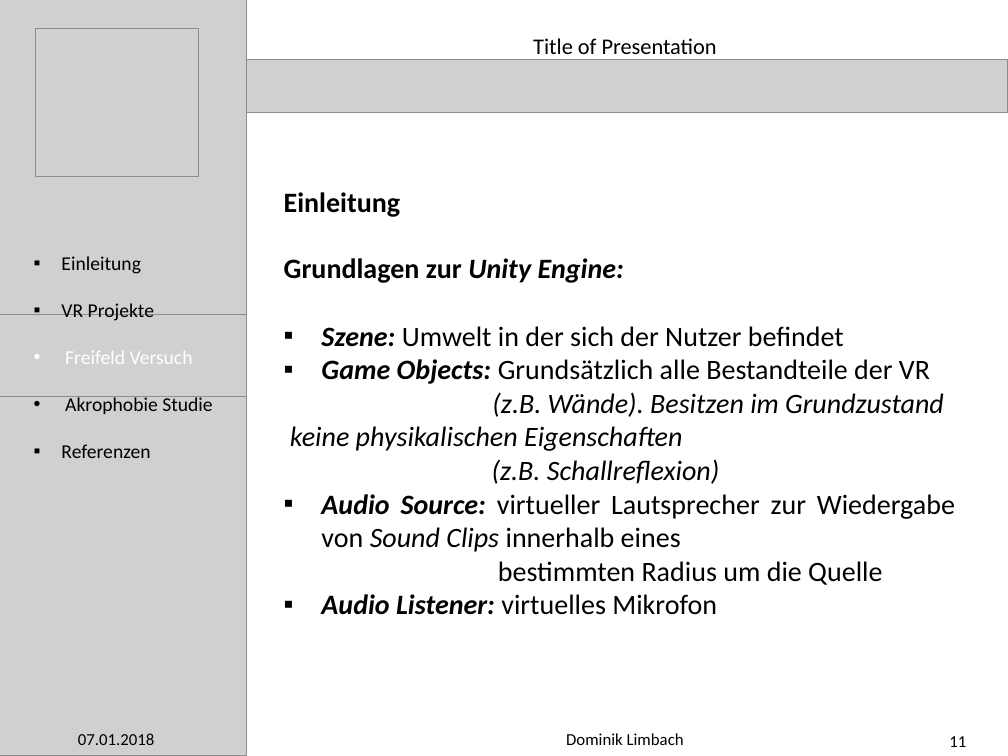
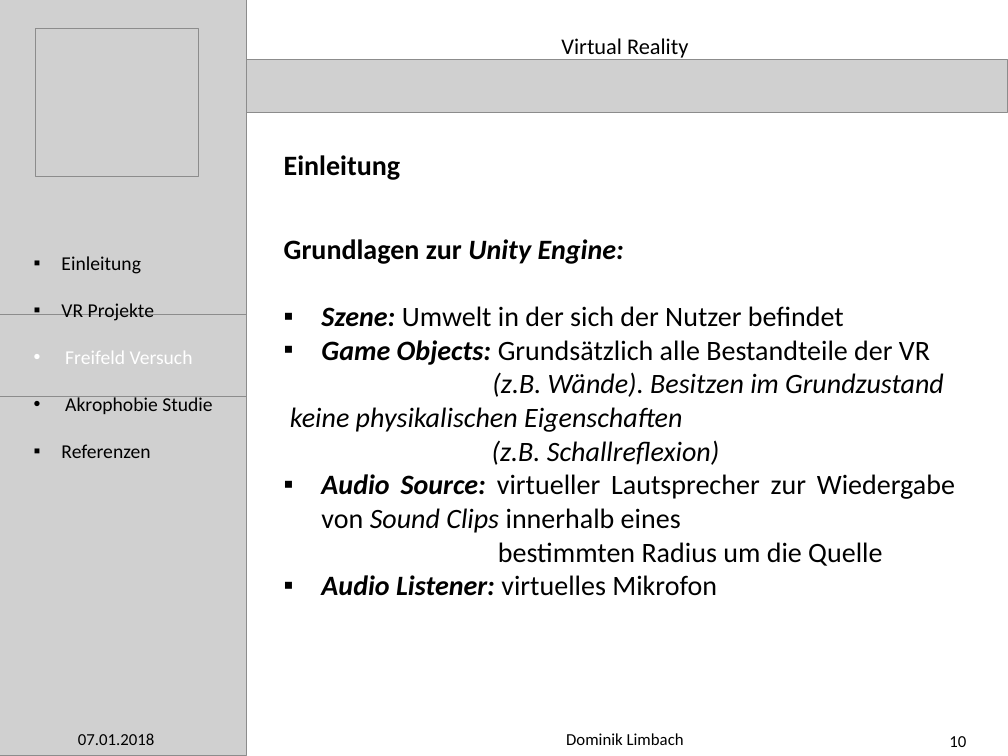
Before and after one commit to meistalampe/Work-, a slide deck: slide 10 of Präsentation Praxisphase/PowerPoint Presentation (Outline).pptx (slide 11 before the commit). Drawn at 1008x756 pixels with LibreOffice and Linux fonts; fonts in the diff are those of the drawing; grey boxes stand for pictures. Boxes give left, top, right and bottom in pixels: in the first picture for what was removed or moved away, otherwise in the second. Text is boxed around its words. In the diff, an @@ line names an element or a change of style, - is before the commit and + after.

```diff
--- a/Präsentation Praxisphase/PowerPoint Presentation (Outline).pptx
+++ b/Präsentation Praxisphase/PowerPoint Presentation (Outline).pptx
@@ text at [561,38,688,60]: text changed @@
-Title of Presentation
+Virtual Reality
@@ text "Einleitung": place and size @@
-text "Einleitung" at [284,192,400,217]
+text "Einleitung" at [284,155,400,180]
@@ text "Grundlagen zur Unity Engine:": place and size @@
-text "Grundlagen zur Unity Engine:" at [284,258,955,615]
+text "Grundlagen zur Unity Engine:" at [284,239,955,596]
@@ page number at [949,736,966,747]: text changed @@
-11
+10
```
Also in this commit, not shown: 28 other slides changed, 1 slide added, 1 other file.
